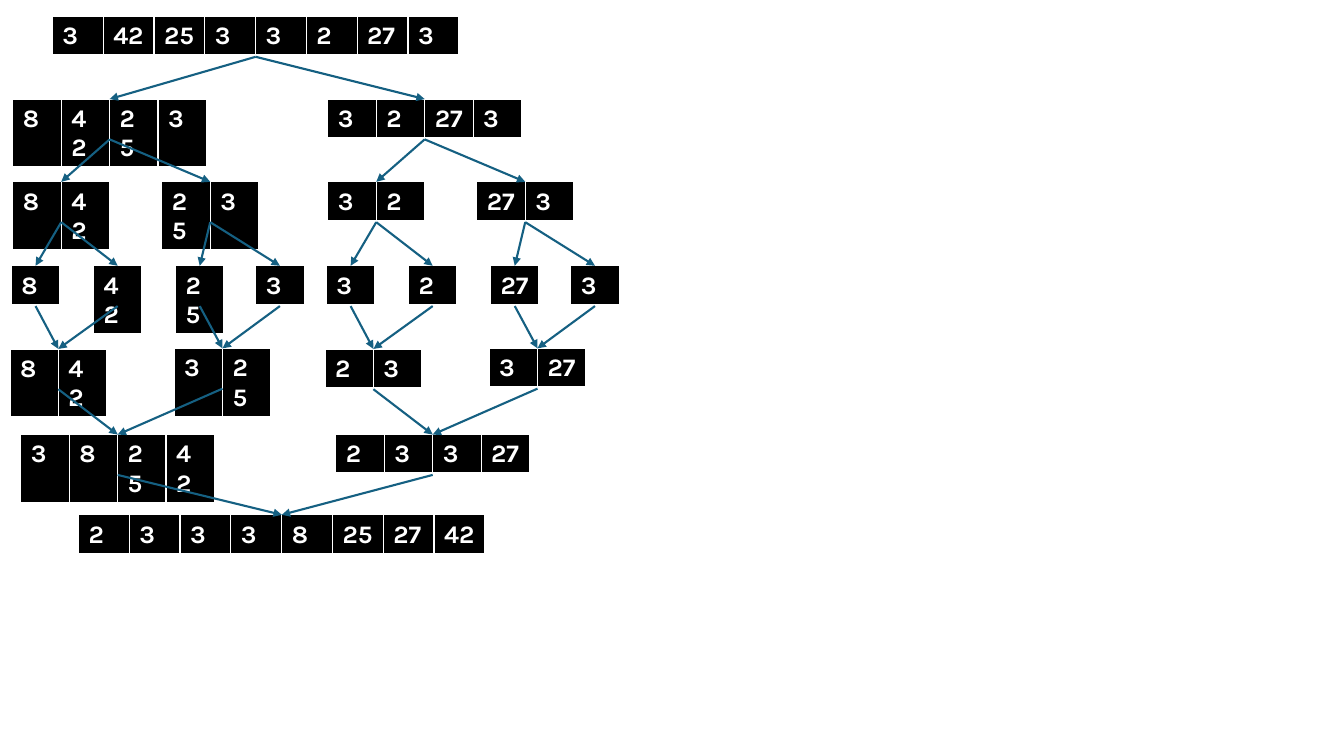
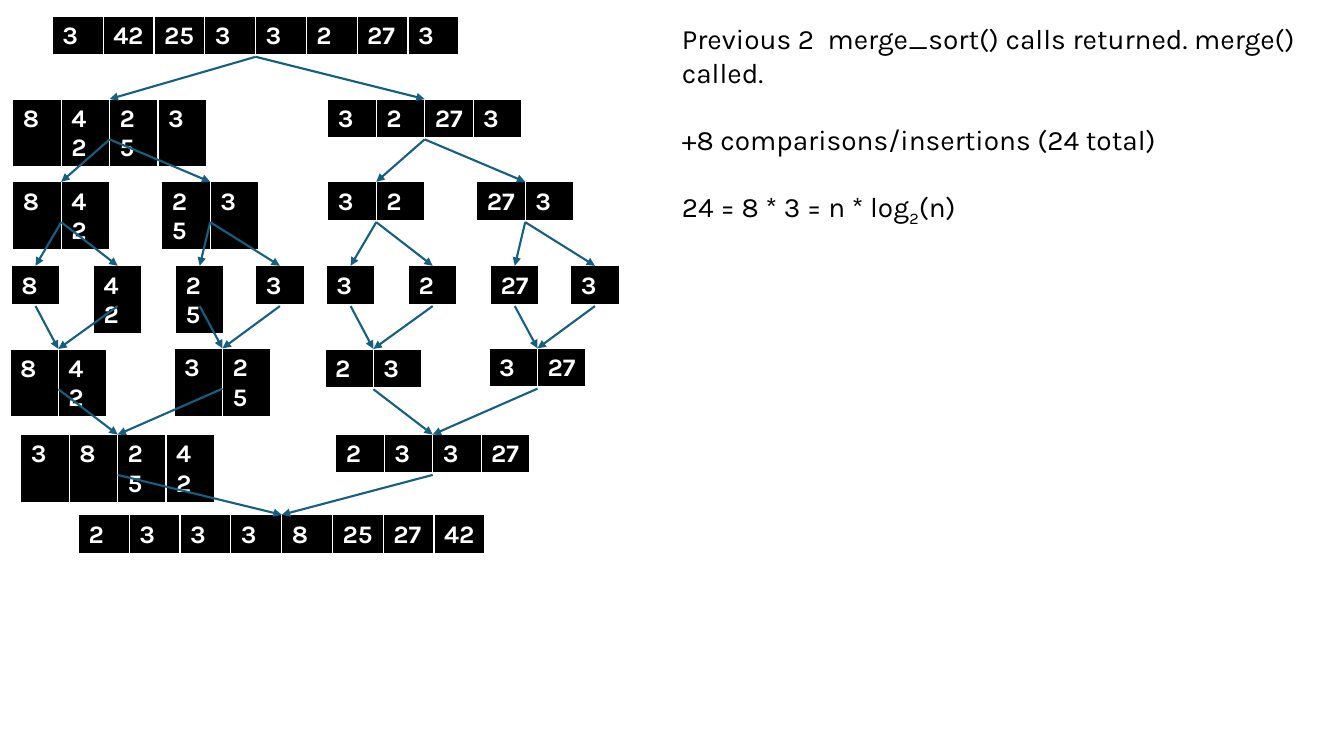
Before and after one commit to stephen-ravelo-ucalgary/ensf338_lab03, a slide deck: slide 26 of ex1.pptx (slide 23 before the commit). Drawn at 1344x756 pixels with LibreOffice and Linux fonts; fonts in the diff are those of the drawing. Boxes give left, top, right and bottom in pixels: in the first picture for what was removed or moved away, otherwise in the second. Text is boxed around its words. In the diff, an @@ line names an element or a change of style, - is before the commit and + after.

```diff
--- a/ex1.pptx
+++ b/ex1.pptx
@@ text added at <box>682,29,1294,220</box>, 20 pt, text #000000 @@
+Previous 2 merge_sort() calls returned. merge() called.
++8 comparisons/insertions (24 total)
+24 = 8 * 3 = n * log2(n)
```
Also in this commit, not shown: 22 other slides changed, 4 slides added, 2 other files.
